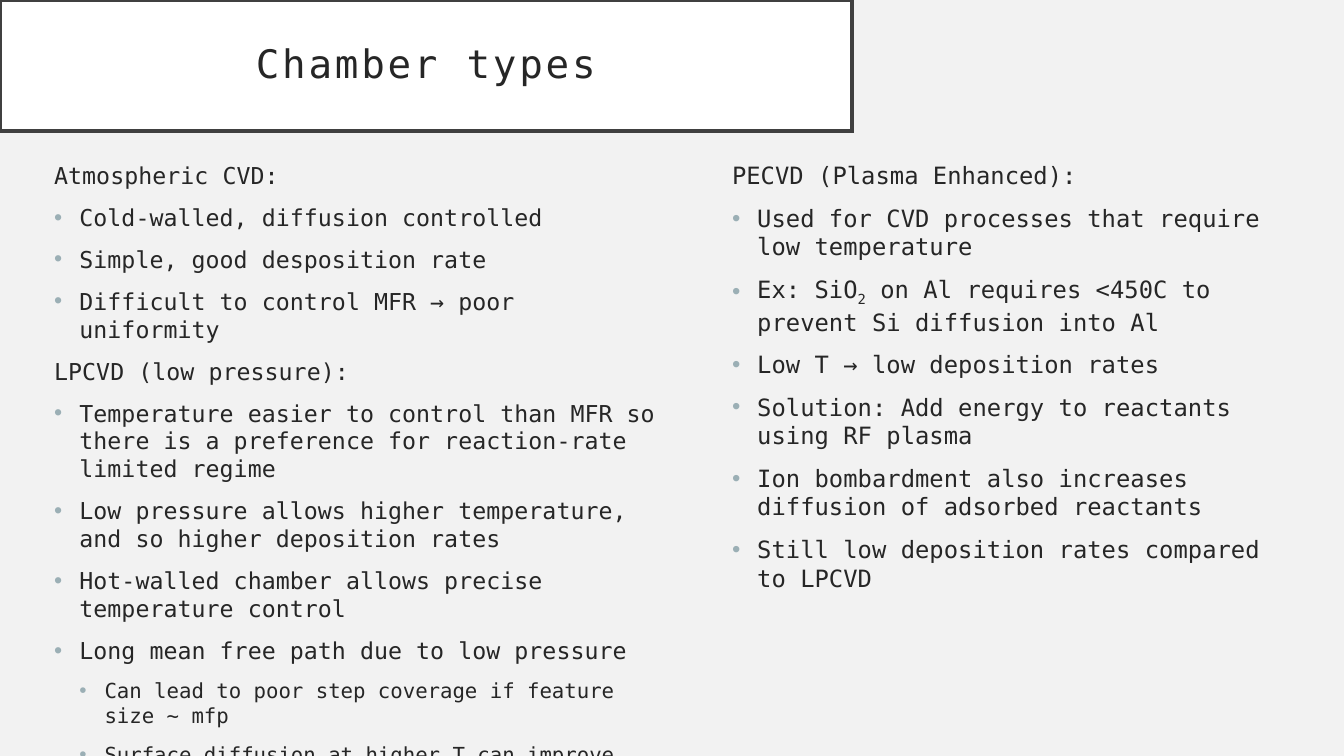
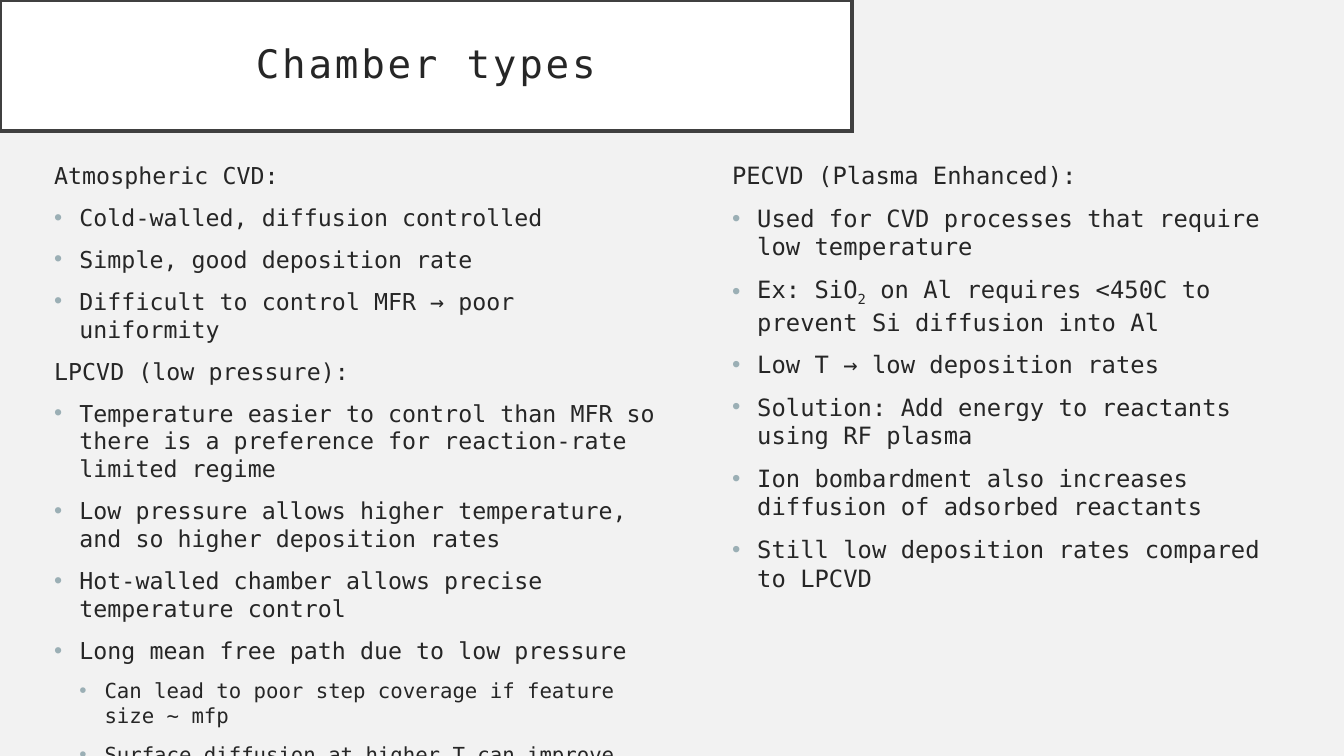
Before and after one commit to deanlai/School, a slide deck: slide 8 of jiao-research/notes/4-30-20-Overview-of-CVD-processes.pptx. Drawn at 1344x756 pixels with LibreOffice and Linux fonts; fonts in the diff are those of the drawing. Boxes give left, top, right and bottom in pixels: in the first picture for what was removed or moved away, otherwise in the second. Text is boxed around its words. In the diff, an @@ line names an element or a change of style, - is before the commit and + after.

```diff
--- a/jiao-research/notes/4-30-20-Overview-of-CVD-processes.pptx
+++ b/jiao-research/notes/4-30-20-Overview-of-CVD-processes.pptx
@@ text at bbox=[79, 250, 472, 273]: text changed @@
-• Simple, good desposition rate
+• Simple, good deposition rate
```
Also in this commit, not shown: 2 other slides changed, 29 other files.
